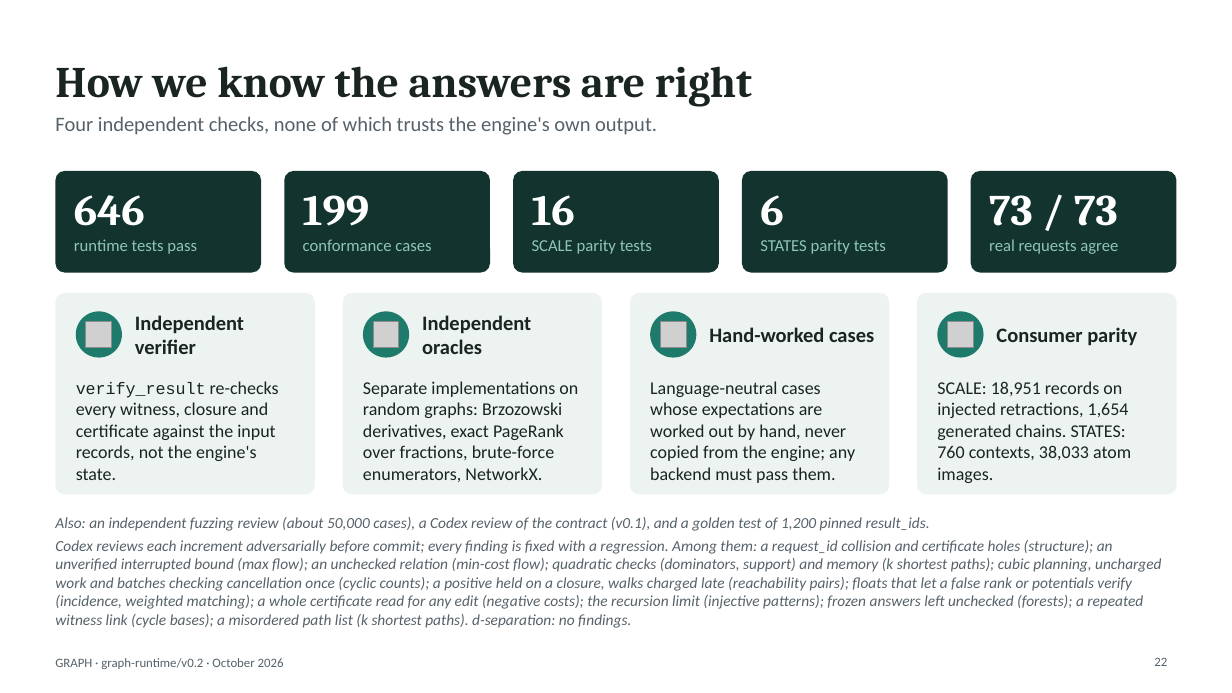
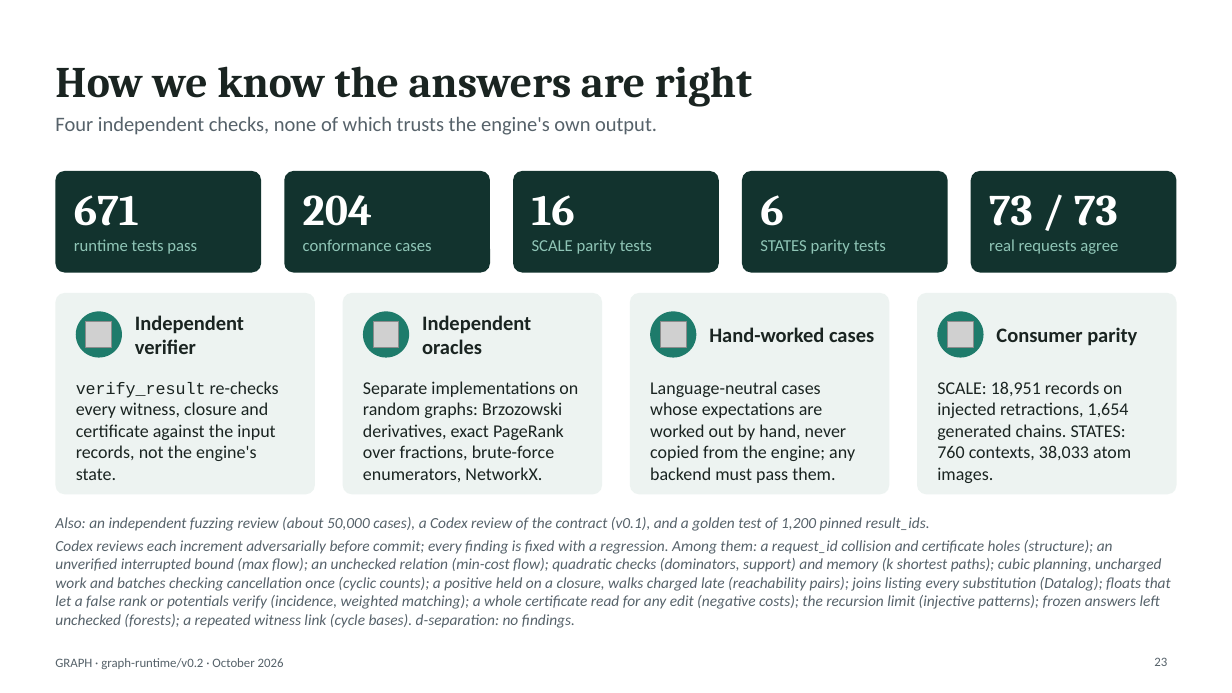
Before and after one commit to hlxin/graph, a slide deck: slide 23 of docs/GRAPH_slides.pptx (slide 22 before the commit). Drawn at 1232x693 pixels with LibreOffice and Linux fonts; fonts in the diff are those of the drawing; grey boxes stand for pictures. Boxes give left, top, right and bottom in pixels: in the first picture for what was removed or moved away, otherwise in the second. Text is boxed around its words. In the diff, an @@ line names an element or a change of style, - is before the commit and + after.

```diff
--- a/docs/GRAPH_slides.pptx
+++ b/docs/GRAPH_slides.pptx
@@ text at (x1=74, y1=195, x2=139, y2=226): text changed @@
-646
+671
@@ text at (x1=303, y1=195, x2=372, y2=226): text changed @@
-199
+204
@@ text at (x1=55, y1=540, x2=1171, y2=628): text changed @@
-Codex reviews each increment adversarially before commit; every finding is fixed with a regression. Among them: a request_id collision and certificate holes (structure); an unverified interrupted bound (max flow); an unchecked relation (min-cost flow); quadratic checks (dominators, support) and memory (k shortest paths); cubic planning, uncharged work and batches checking cancellation once (cyclic counts); a positive held on a closure, walks charged late (reachability pairs); floats that let a false rank or potentials verify (incidence, weighted matching); a whole certificate read for any edit (negative costs); the recursion limit (injective patterns); frozen answers left unchecked (forests); a repeated witness link (cycle bases); a misordered path list (k shortest paths). d-separation: no findings.
+Codex reviews each increment adversarially before commit; every finding is fixed with a regression. Among them: a request_id collision and certificate holes (structure); an unverified interrupted bound (max flow); an unchecked relation (min-cost flow); quadratic checks (dominators, support) and memory (k shortest paths); cubic planning, uncharged work and batches checking cancellation once (cyclic counts); a positive held on a closure, walks charged late (reachability pairs); joins listing every substitution (Datalog); floats that let a false rank or potentials verify (incidence, weighted matching); a whole certificate read for any edit (negative costs); the recursion limit (injective patterns); frozen answers left unchecked (forests); a repeated witness link (cycle bases). d-separation: no findings.
@@ page number at (x1=1154, y1=657, x2=1167, y2=666): text changed @@
-22
+23
```
Also in this commit, not shown: 7 other slides changed, 1 slide added, 3 other files.
